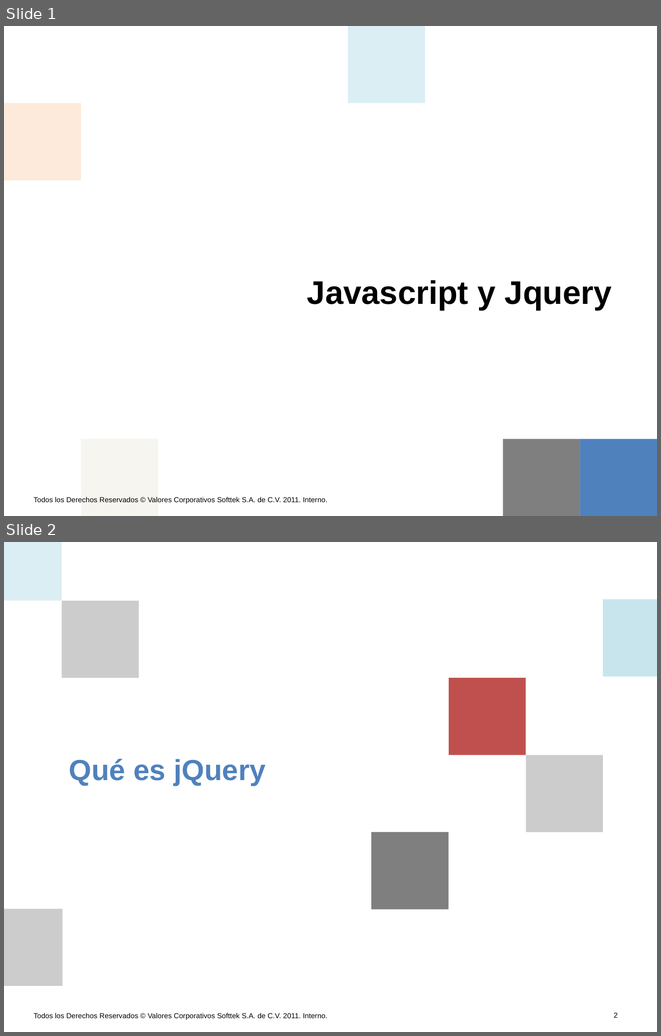
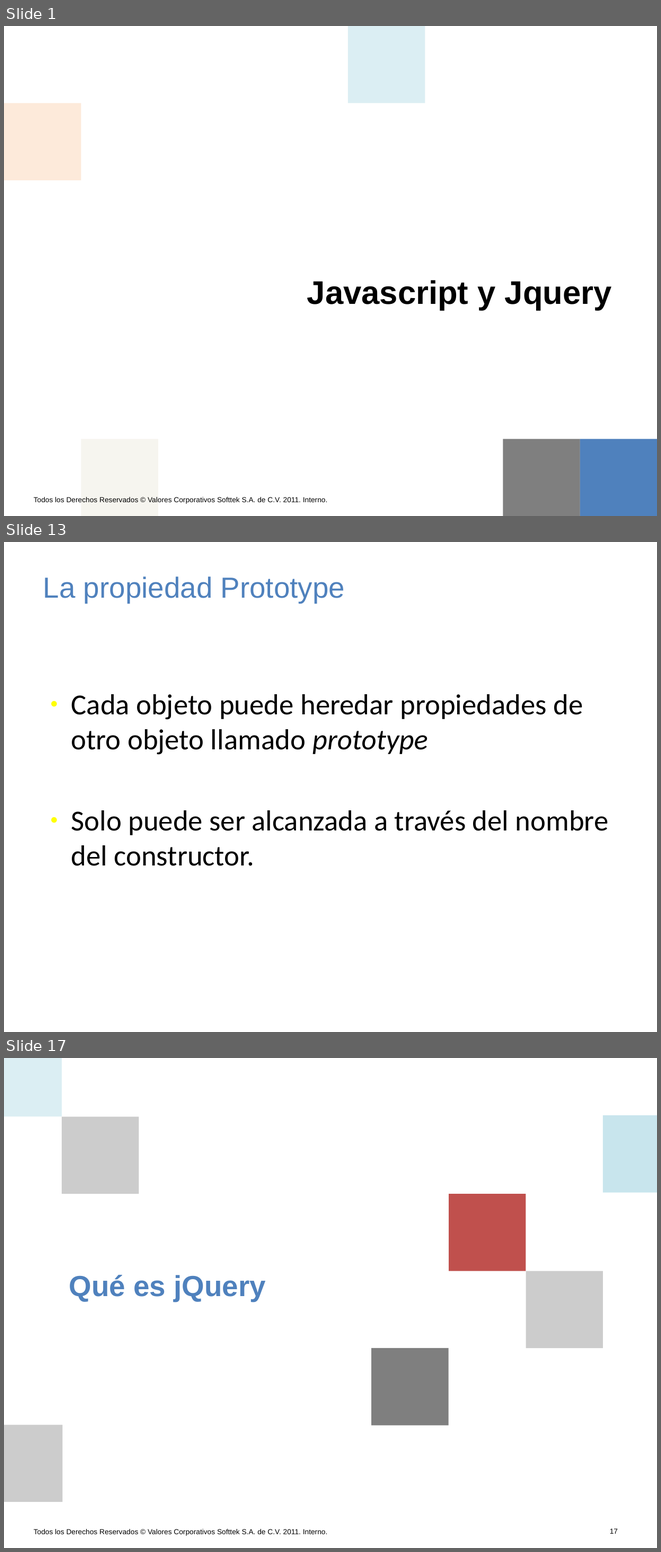
Before and after one commit to AlanNoboa/STKJavascriptJquery, a slide deck: Javascript y JQuery.pptx. Shown one above the other, each under a label of ours: slides 1 and 2 before the commit, slides 1, 13 and 17 after it; the slides between them are not shown. The pictures are 661x1036 and 661x1552 pixels, drawn with LibreOffice and Linux fonts; fonts in the diff are those of the drawing; background and template pictures are left out. Boxes give left, top, right and bottom in pixels: in the first picture for what was removed or moved away, otherwise in the second. Text is boxed around its words. In the diff, an @@ line names an element or a change of style, - is before the commit and + after.

```diff
--- a/Javascript y JQuery.pptx
+++ b/Javascript y JQuery.pptx
@@ slide 13 added at bbox=[4, 542, 657, 1032], background #FFFFFF @@
@@ title added at bbox=[43, 576, 345, 602], 32 pt, text #4F81BD @@
+La propiedad Prototype
@@ text added at bbox=[71, 694, 609, 866], 32 pt, text #000000 @@
+● Cada objeto puede heredar propiedades de otro objeto llamado prototype
+● Solo puede ser alcanzada a través del nombre del constructor.
@@ what was slide 2 is now slide 17 @@
@@ page number at bbox=[610, 1528, 618, 1533]: text changed @@
-2
+17
```
Also in this commit, not shown: 14 other slides added.
